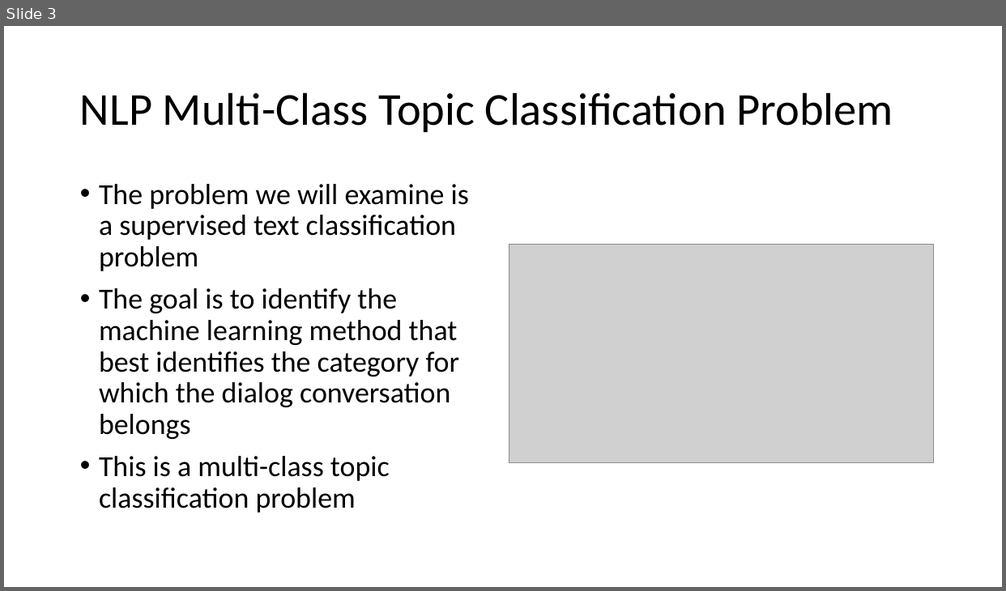
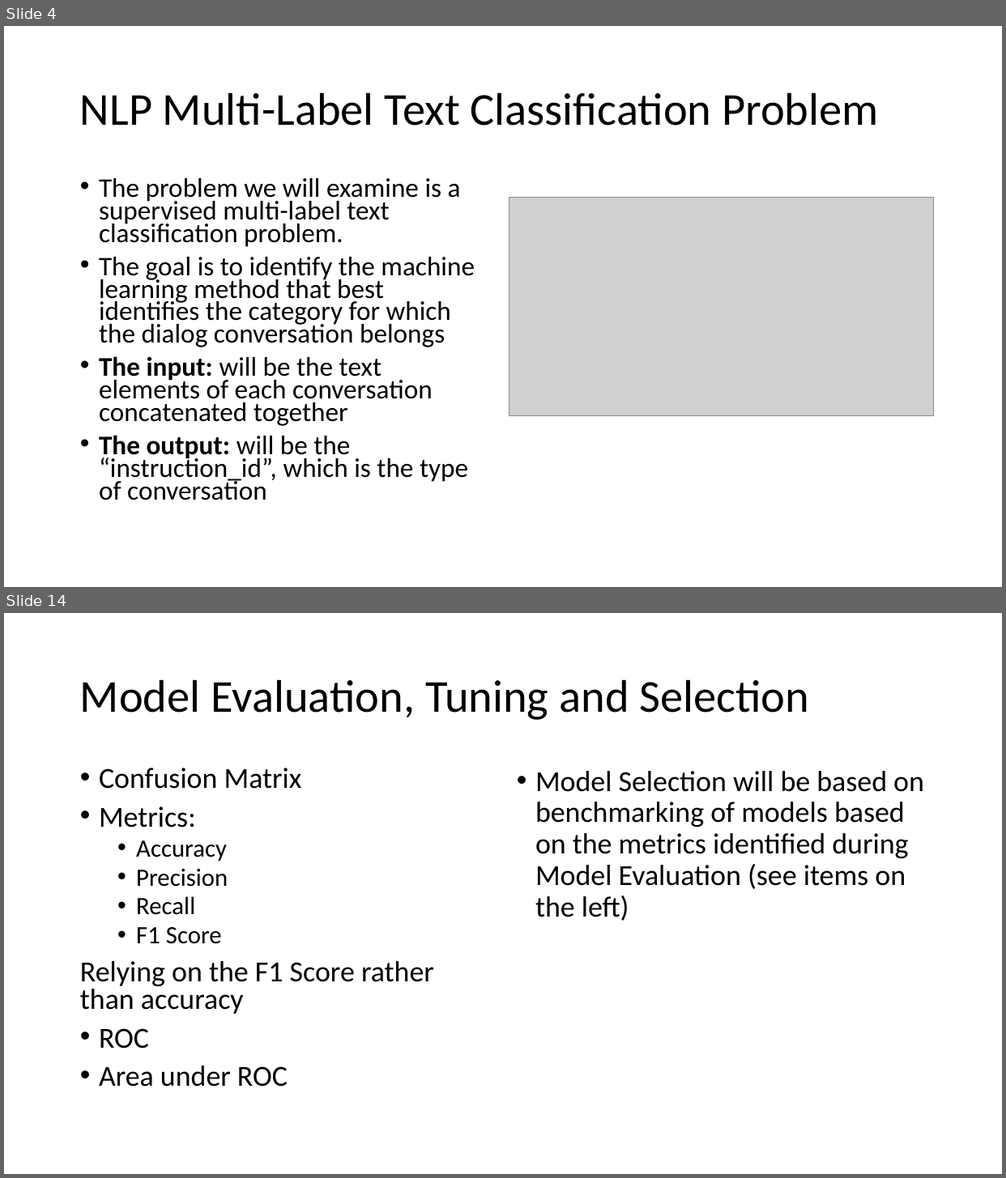
Before and after one commit to CSML1010-3-2020/NLPCourseProject, a slide deck: CSML1010_Group3_Project_Proposal.pptx. Shown one above the other, each under a label of ours: slide 3 before the commit, slides 4 and 14 after it; the slides between them are not shown. The pictures are 1006x591 and 1006x1178 pixels, drawn with LibreOffice and Linux fonts; fonts in the diff are those of the drawing; grey boxes stand for pictures. Boxes give left, top, right and bottom in pixels: in the first picture for what was removed or moved away, otherwise in the second. Text is boxed around its words. In the diff, an @@ line names an element or a change of style, - is before the commit and + after.

```diff
--- a/CSML1010_Group3_Project_Proposal.pptx
+++ b/CSML1010_Group3_Project_Proposal.pptx
@@ slide 14 added at [4,613,1002,1174], background #FFFFFF @@
@@ title added at [80,679,809,720], 44 pt, text #000000 @@
+Model Evaluation, Tuning and Selection
@@ text added at [80,768,434,1087], 28 pt, text #000000 @@
+• Confusion Matrix
+• Metrics:
+  • Accuracy
+  • Precision
+  • Recall
+  • F1 Score
+Relying on the F1 Score rather than accuracy
+• ROC
+• Area under ROC
@@ text added at [535,771,924,921], 28 pt, text #000000 @@
+• Model Selection will be based on benchmarking of models based on the metrics identified during Model Evaluation (see items on the left)
@@ what was slide 3 is now slide 4 @@
@@ slide 4 changed as well @@
@@ title at [80,92,878,126]: text changed @@
-NLP Multi-Class Topic Classification Problem
+NLP Multi-Label Text Classification Problem
@@ text at [99,178,461,247]: text changed; size 28 to 25.9 pt @@
-• The problem we will examine is a supervised text classification problem
+• The problem we will examine is a supervised multi-label text classification problem.
@@ picture: place and size @@
-picture at [509,244,934,463]
+picture at [509,198,934,416]
@@ text at [99,257,475,348]: size 28 to 25.9 pt in "The goal is to identify the machine ..."; line spacing 0.9 to 0.7 @@
@@ text at [99,356,468,501]: text changed; size 28 to 25.9 pt @@
-• This is a multi-class topic classification problem
+• The input: will be the text elements of each conversation concatenated together
+• The output: will be the “instruction_id”, which is the type of conversation
```
Also in this commit, not shown: 4 other slides changed, 7 other slides added, 1 slide removed, 2 other files.
